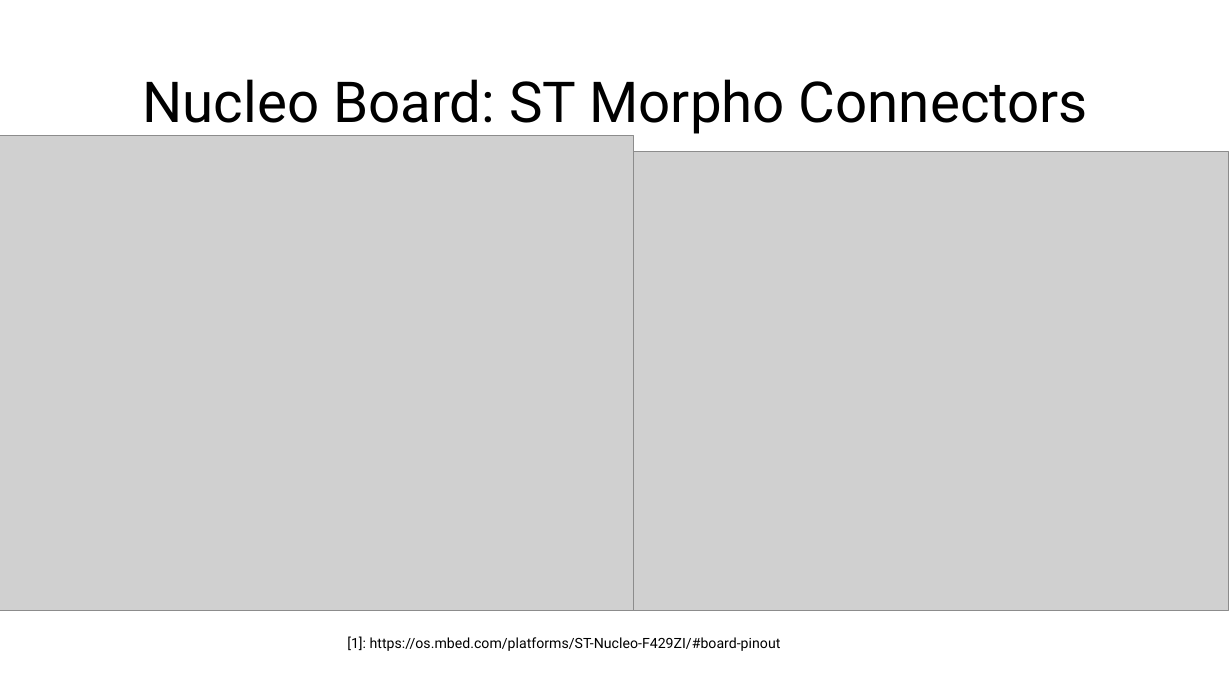
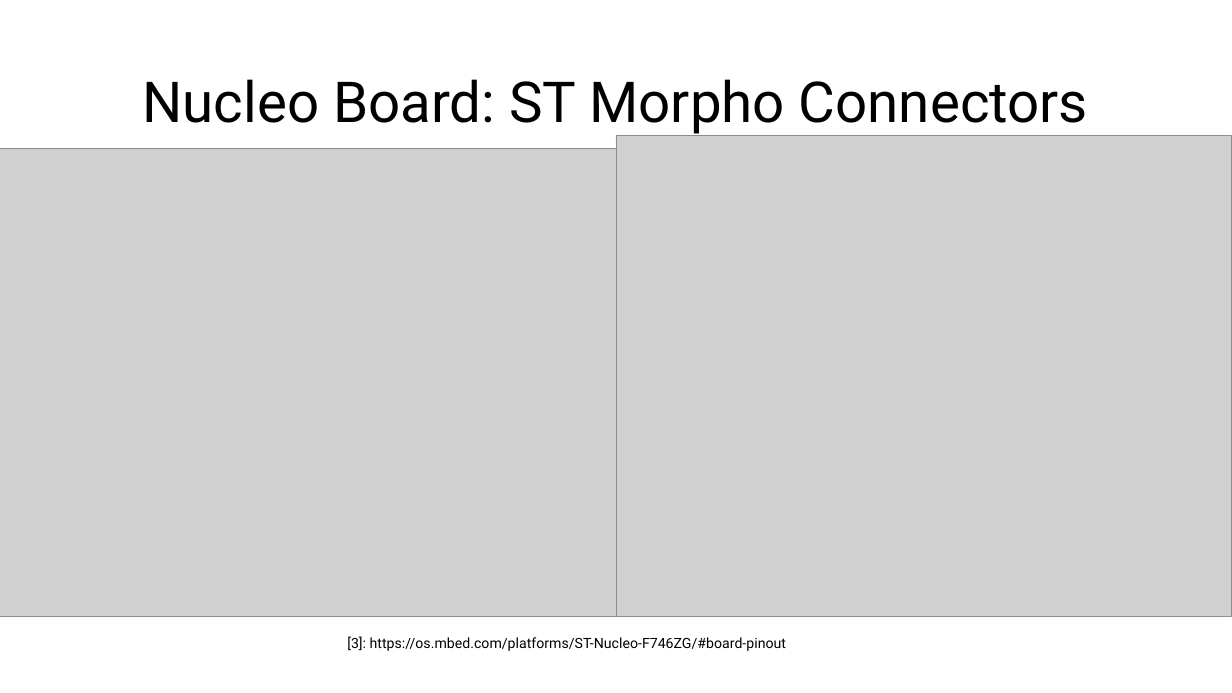
Before and after one commit to efabless/caravel_board, a slide deck: slide 10 of hardware/caravel_Nucleo/docs/Caravel+Nucleo Board.pptx. Drawn at 1232x693 pixels with LibreOffice and Linux fonts; fonts in the diff are those of the drawing; grey boxes stand for pictures. Boxes give left, top, right and bottom in pixels: in the first picture for what was removed or moved away, otherwise in the second. Text is boxed around its words. In the diff, an @@ line names an element or a change of style, - is before the commit and + after.

Commit message:
update caravel nucleo-hat document [wip]

```diff
--- a/hardware/caravel_Nucleo/docs/Caravel+Nucleo Board.pptx
+++ b/hardware/caravel_Nucleo/docs/Caravel+Nucleo Board.pptx
@@ picture resized from (x1=0, y1=135, x2=634, y2=610) to (x1=0, y1=149, x2=624, y2=616) @@
@@ picture resized from (x1=616, y1=152, x2=1228, y2=611) to (x1=616, y1=135, x2=1232, y2=616) @@
@@ text at (x1=347, y1=636, x2=786, y2=651): text changed @@
-[1]: https://os.mbed.com/platforms/ST-Nucleo-F429ZI/#board-pinout
+[3]: https://os.mbed.com/platforms/ST-Nucleo-F746ZG/#board-pinout
```
Also in this commit, not shown: 5 other slides changed, 3 slides added, 2 other files.
